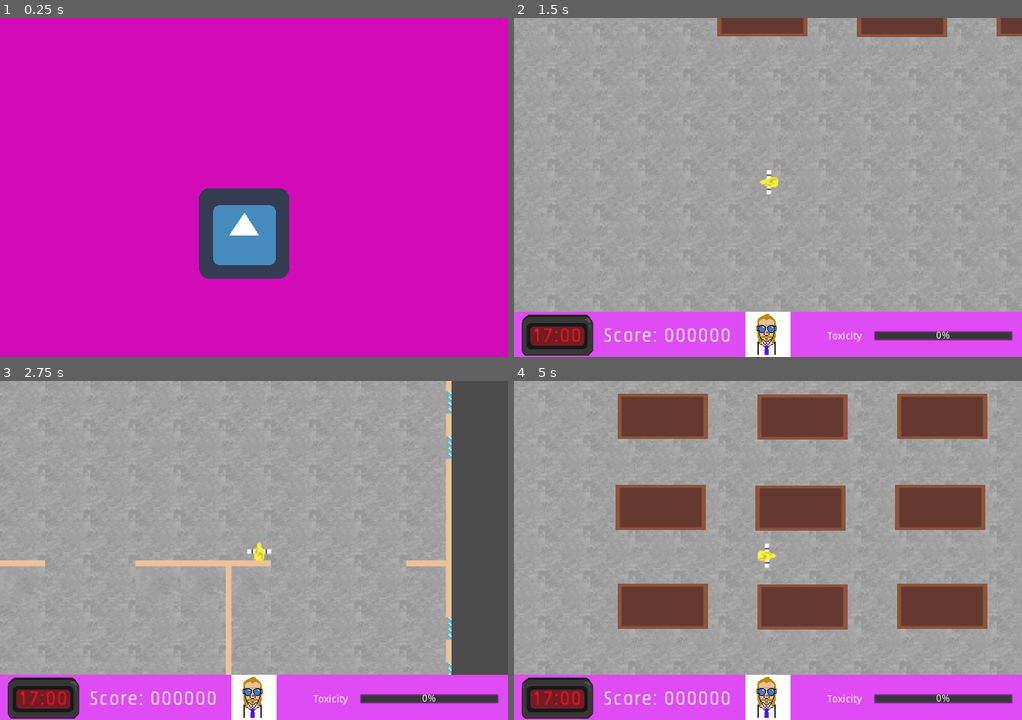
Above: before the commit, frames 1-4 (two rows, left to right).
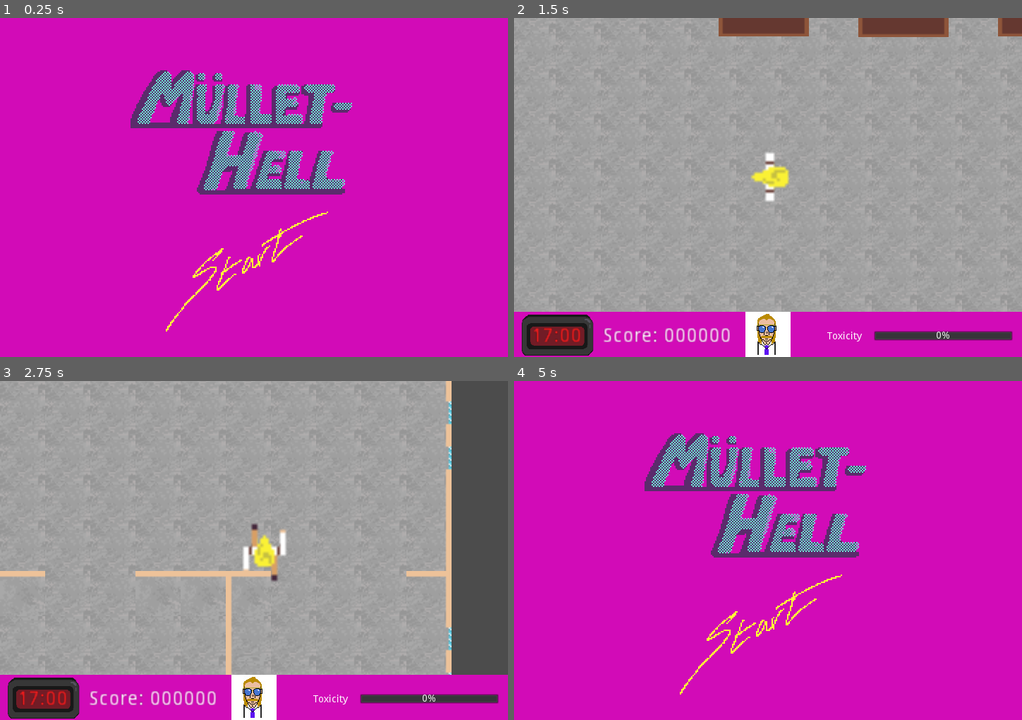
Above: after the commit, the same moments.

Repository: ciaranmul/mullet-hell
Game: Godot game, scene res://scenes/Main.tscn
Same seed, same stepped clock (60 frames per second), same inputs: the game is played once before the commit and once after it. The project has no main scene, so this scene is started directly. The engine's default icon, where the game draws it, is replaced by a stand-in: a white triangle on a blue panel in a dark square.
Inputs (mouse positions are in pixels of both pictures, inside the frame that each line leads up to; where the layout moved, square brackets give the same spot in the first picture):
- Up to frame 1 (0.25 s): no input
- Up to frame 2 (1.5 s): click (768, 279) [757, 231] at 0.5 s; tap Enter at 1.25 s; hold Right (ui_right) from 1.28 s (still down)
- Up to frame 3 (2.75 s): release Right (ui_right) at 2.03 s; hold Down (ui_down) from 2.03 s (still down)
- Up to frame 4 (5 s): tap Space at 2.75 s; release Down (ui_down) at 2.78 s; hold Right (ui_right) 2.78-3.53 s; hold Up (ui_up) 3.53-4.28 s; hold Left (ui_left) from 4.28 s (still down); tap Escape (ui_cancel) at 4.9 s

The runs differ from the first frame. In frame 1, 12% of the frame differs, in the area x 25-70%, y 15-93%; in frame 2, 10%; in frame 3, 12%; in frame 4, 100%, in the area x 0-100%, y 0-100%.

Commit message:
walk cycle

Diff:
--- a/scenes/Main.tscn
+++ b/scenes/Main.tscn
@@ -573,7 +573,7 @@
 margin_top = 416.486
 margin_right = 720.0
 margin_bottom = 480.486
-color = Color( 0.878431, 0.298039, 0.960784, 1 )
+color = Color( 0.827451, 0.0470588, 0.721569, 1 )
 __meta__ = {
 "_edit_use_anchors_": false
 }
--- a/scenes/Menu.tscn
+++ b/scenes/Menu.tscn
@@ -1,7 +1,8 @@
-[gd_scene load_steps=3 format=2]
+[gd_scene load_steps=4 format=2]
 
-[ext_resource path="res://icon.png" type="Texture" id=1]
+[ext_resource path="res://sprites/HUD/Untitled 11.png" type="Texture" id=1]
 [ext_resource path="res://scenes/Menu.gd" type="Script" id=2]
+[ext_resource path="res://sprites/HUD/Untitled 10.png" type="Texture" id=3]
 
 [node name="Menu" type="CanvasLayer"]
 script = ExtResource( 2 )
@@ -14,11 +15,21 @@
 "_edit_use_anchors_": false
 }
 
+[node name="TextureRect" type="TextureRect" parent="."]
+margin_left = 183.436
+margin_top = 3.87195
+margin_right = 503.436
+margin_bottom = 323.872
+texture = ExtResource( 3 )
+__meta__ = {
+"_edit_use_anchors_": false
+}
+
 [node name="TextureButton" type="TextureButton" parent="."]
-margin_left = 282.171
-margin_top = 240.547
-margin_right = 410.171
-margin_bottom = 368.547
+margin_left = 198.923
+margin_top = 211.991
+margin_right = 518.923
+margin_bottom = 531.991
 texture_normal = ExtResource( 1 )
 __meta__ = {
 "_edit_use_anchors_": false
--- a/scenes/Player.tscn
+++ b/scenes/Player.tscn
@@ -23,6 +23,8 @@
 height = 6.72432
 
 [node name="Player" type="KinematicBody2D"]
+position = Vector2( -0.239548, -0.319408 )
+scale = Vector2( 2, 2 )
 script = ExtResource( 2 )
 
 [node name="AnimatedSprite" type="AnimatedSprite" parent="."]
--- a/scripts/Main.gd
+++ b/scripts/Main.gd
@@ -8,6 +8,10 @@
 # Called when the node enters the scene tree for the first time.
 func _ready():
     pass
+
+func _process(delta):
+    if Input.is_action_pressed("ui_cancel"):
+        end_game()
 
 func _on_HourTimer_timeout():
     if hours.is_before_work(hour):
@@ -21,9 +25,15 @@
 
 func new_game():
     hour = 0
+    $HUD.update_time(hour)
     $HourTimer.start()
     $Player.start($StartPosition.position)
 
+func end_game():
+    $Player.hide()
+
+    for child in $Menu.get_children():
+        child.show()
 
 func _on_Menu_start_game():
     for child in $Menu.get_children():
--- a/scripts/Player.gd
+++ b/scripts/Player.gd
@@ -21,6 +21,10 @@
 
     if not is_zero_approx(movement.x) or not is_zero_approx(movement.y):
         rotation = movement.angle() + (90 * PI / 180) # I dont wanna fuk wit da sprites
+        $AnimatedSprite.play()
+    else:
+        $AnimatedSprite.stop()
+        $AnimatedSprite.set_frame(0)
 
     move_and_collide(movement)
 
Binary file added: sprites/HUD/Untitled 10.png
Not shown, added: sprites/HUD/Untitled 10.png.import
Binary file added: sprites/HUD/Untitled 11.png
Not shown, added: sprites/HUD/Untitled 11.png.import
Binary file added: sprites/Portraits/IMG_0038.PNG
Not shown, added: sprites/Portraits/IMG_0038.PNG.import
Binary file added: sprites/Portraits/IMG_0039.PNG
Not shown, added: sprites/Portraits/IMG_0039.PNG.import
Binary file added: sprites/Portraits/IMG_0040.PNG
Not shown, added: sprites/Portraits/IMG_0040.PNG.import
Binary file added: sprites/Portraits/IMG_0041.PNG
Not shown, added: sprites/Portraits/IMG_0041.PNG.import
